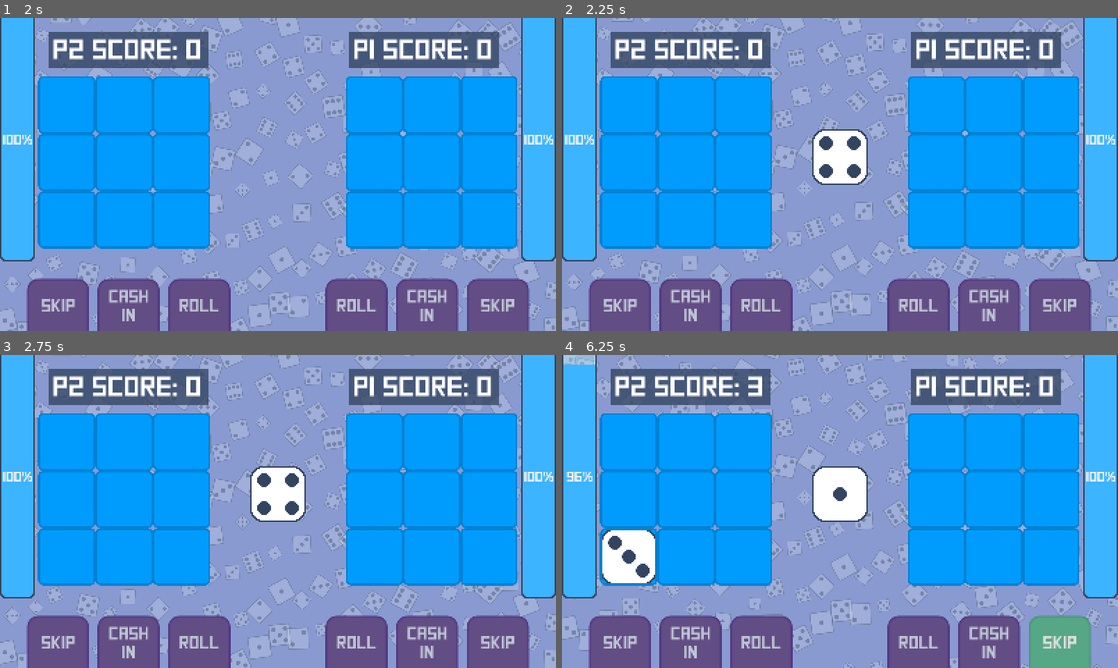
Above: before the commit, frames 1-4 (two rows, left to right).
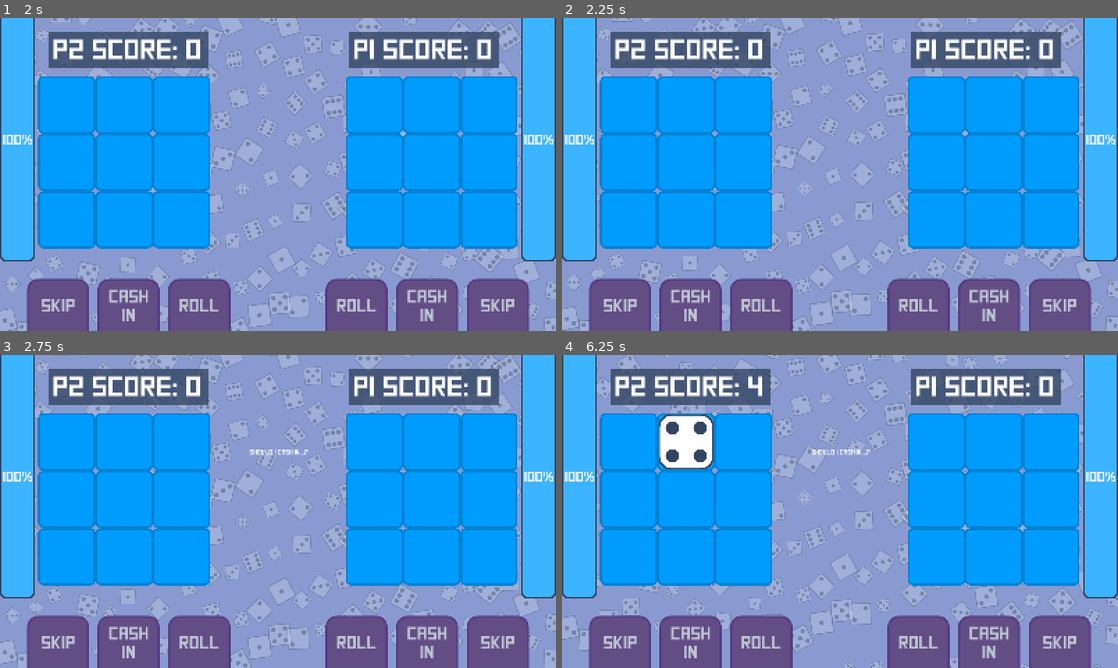
Above: after the commit, the same moments.

Repository: ggary104/High-Rollers
Game: Godot game, scene res://scenes/game.tscn
Two runs of this game, one before a commit and one after it. Both use one fixed random seed, a clock stepped at 60 frames per second and the inputs below. This scene is started directly instead of the project's main scene.
Inputs (mouse positions are in pixels of both pictures, inside the frame that each line leads up to):
- Up to frame 1 (2 s): click "Roll" at 0.5 s; click "Skip" at 1.25 s
- Up to frame 2 (2.25 s): move the mouse to (934, 105) at 2.02 s; press the mouse at (934, 105) at 2.03 s
- Up to frame 3 (2.75 s): no input
- Up to frame 4 (6.25 s): move the mouse to (995, 442) at 2.77 s; release the mouse at (995, 442) at 2.78 s; click (995, 442) at 2.85 s; click (990, 642) at 3.5 s, where only the run before the commit has a clickable "Cash In"; click (917, 642) at 4.25 s, where only the run after the commit has a clickable "Roll"; click (1062, 642) at 5 s, where only the run after the commit has a clickable "Skip"; click (917, 642) at 5.75 s, where only the run before the commit has a clickable "Roll"

Frame 1 is identical in both runs. In frame 2, 1.7% of the frame differs, in the area x 45-55%, y 35-54%; in frame 3, 1.8%; in frame 4, 7.3%, in the area x 0-96%, y 0-100%.
Error in both runs: Invalid assignment of property or key 'position' with value of type 'Vector2' on a base object of type 'Nil'. (res://scenes/game.gd:194)

Commit message:
Fix all merge conflicts and added a new computer thoughts lavel for computers move indication

Diff:
--- a/game/scenes/game.gd
+++ b/game/scenes/game.gd
@@ -47,7 +47,7 @@
 @onready var player1_dice_grid = $Board/DiceGrid as DiceGrid
 @onready var player2_dice_grid = $Board/DiceGrid2 as DiceGrid
 @onready var dice_spawn_position = $Board/DiceSpawnPosition as Marker2D
-
+@onready var computer_thoughts = $"UI-Elements/ComputerThoughts" as Label
 
 #Variable for player 1 and player 2 cash in button used for attacking the health
 @onready var player1_cash_in_button = $"UI-Elements/Player1_UI/Player1CashInButton" as Button
@@ -216,58 +216,259 @@
 	current_dice = null
 	switch_turn()
 
-
 func computer_turn() -> void:
 	if game_over:
 		return
 	# disable player roll button
 
-	var player2_score: int = player2_dice_grid.get_grid_score()
-
 	var is_current_grid_full: bool = player2_dice_grid.is_full()
-	if is_current_grid_full:
+	await get_tree().create_timer(1.0).timeout
+	computer_thoughts.text = "Should I cash in...?"
+
+	if is_current_grid_full || await should_computer_cash_in():
 		await computer_cash_in()
-		update_ui()
-		return
-
-	var cash_in_chance: float = 0.3
-	var skip_chance: float = 0.2
-	var reroll_chance:float = 0.6
-
-
-	if player2_score > 0 and randf() < cash_in_chance:
+		return # Turn ends after cash i
+
+	var skip_chance:float = 0.1
+	await get_tree().create_timer(.8).timeout  # delay before roll
+	roll_dice()
+
+	computer_thoughts.text = "Can I re-roll...?"
+	await get_tree().create_timer(0.5).timeout
+
+	if should_computer_reroll():
+		await get_tree().create_timer(1).timeout
+		computer_thoughts.text = "Computer is rerolling..."
+		await perform_reroll()
+		await get_tree().create_timer(1.0).timeout
+
+	computer_thoughts.text = "Should I skip...?"
+	await get_tree().create_timer(0.5).timeout
+	if should_computer_skip_turn():
+		await computer_skip_turn()
+		computer_thoughts.text = ""
+		return
+
+	var choice: Vector2i = computer_choice() # This returns us the best column.
+
+	# Safety check: Ensure we got a valid column
+	if choice.x == -1:
+		choice = Vector2i(0,0)
+
+	var tile_to_place: DiceTile = null # Which row is empty
+
+	for row in range(3):
+		var t = player2_dice_grid.get_tile(Vector2i(choice.x, row))
+		if t.dice == null:
+			# Get the first empty row in the decided column
+			tile_to_place = t
+			break
+
+	if tile_to_place:
+
+		place_dice(tile_to_place)
+	else:
+		# Safety Check: If for some reason computer chooses a column which is full or the whole board is full and it didn't cash in -> Just cash in
+		print("Error: Computer tried to place on full column")
 		await computer_cash_in()
-	else:
-		await get_tree().create_timer(.8).timeout  # delay before roll
-		roll_dice()
-
-		if randf() < skip_chance:
-			await computer_skip_turn()
-		else:
-			var is_bad_roll: bool = current_dice.score_value <= 3
-
-			if player2_can_reroll and is_bad_roll and randf() < reroll_chance:
-				await get_tree().create_timer(0.8).timeout
-				perform_reroll()
-
-			await get_tree().create_timer(1.2).timeout  # delay before placing dice
-			var choice: Vector2i = computer_choice() #Then get the best choice
-			var tile: DiceTile = player2_dice_grid.get_tile(choice)
-			place_dice(tile)
 
 	update_ui()
 
+func computer_choice() -> Vector2i:
+	var best_column = -1 # Index of best column
+	var best_score = -10000.0 #Score of best column
+
+	#Dice details
+	var face = current_dice.get_face_value()
+	var score = current_dice.get_score_value()
+
+	# 10% chance to make a random move
+	if randf() < 0.1:
+		var valid_cols = []
+
+		for i in range(3):
+			if not is_column_full(player2_dice_grid, i):
+				valid_cols.append(i)
+		if valid_cols.size() > 0:
+			var random_col = valid_cols.pick_random()
+			return Vector2i(random_col, 0)
+
+	# Evaluate each column and find the best choice
+	for col in range(3):
+		var column_score = computer_evaluate_col(col, face, score)
+		column_score += randf() * 2.0 # Acts as a tie breaker between columns
+
+		if column_score > best_score:
+			best_score = column_score
+			best_column = col
+
+	#If no valid moves.
+	if best_column == -1:
+		best_column = 0
+
+	return Vector2i(best_column, 0)
+
+func should_computer_cash_in() -> bool:
+	var computer_score = player2_dice_grid.get_grid_score() #Get own grid score
+
+	if computer_score <= 0:
+		return false # Cannot cash in anything if score is 0
+
+	if computer_score >= player1_health:
+		# Cash in to win the game.
+		computer_thoughts.text = "Computer sees a win..."
+		await get_tree().create_timer(1.0).timeout
+		return true
+
+	if player2_health < 30 and computer_score > 15:
+		# If own health is less, try to get even with other player.
+		computer_thoughts.text = "Computer is playing defensively."
+		await get_tree().create_timer(1.0).timeout
+		return true
+
+	if computer_score > 40 and randf() < 0.75:
+		# A 75% chance to secure points
+		computer_thoughts.text = "Computer is securing points."
+		await get_tree().create_timer(1.0).timeout
+		return true
+
+	return false
+
+func should_computer_reroll() -> bool:
+	if not player2_can_reroll:
+		# If do not have the ability to re-roll.
+		return false
+
+	var val = current_dice.score_value
+
+	if val >= 4:
+		# Do not re roll if you have a good value dice
+		return false
+
+
+	for col_idx in range(3):
+		var my_col = get_column_content(player2_dice_grid, col_idx)
+		for die in my_col:
+			# If there is a matching dice in any of my column do not re-roll
+			if die != null and die.score_value == val:
+				return false
+
+		var opp_col = get_column_content(player1_dice_grid, col_idx)
+		for die in opp_col:
+			# Using the original concept for destroying the dice -> If opponent has a matching dice do not re-roll
+			if die != null and die.score_value == val:
+				return false
+	return true
+
+func should_computer_skip_turn() -> bool:
+	var face = current_dice.get_face_value()
+	var score = current_dice.get_score_value()
+
+	# Never skip a 2 (Dice 2 effect is too good)
+	if face == 2:
+		return false
+
+	# Dice 1 Effect Consideration
+	if face == 1:
+		# If if computer's health is low. Do not skip
+		if player2_health < 40:
+			return false
+		# Otherwise, a 1 is a low score, so we might want to skip it
+		return true
+
+	# If any bad score (Considering Dice 6 Effect)
+	if score < 2:
+		return true
+
+	return false
 
 func computer_skip_turn():
-	turn_indicator_label.text = "Computer Skipped!"
+	computer_thoughts.text = "Computer Skipped!"
 	await get_tree().create_timer(1.2).timeout
 	skip_turn()
 
 
 func computer_cash_in() -> void:
-	turn_indicator_label.text = "Computer Cashed In!"
+	computer_thoughts.text = "Computer Cashed In!"
 	await get_tree().create_timer(1.2).timeout
 	perform_cash_in()
+
+# AI Helper Functions
+
+#Get all the dice for a specific column
+func get_column_content(grid: DiceGrid, col_index: int) -> Array:
+	var content = []
+	for row in range(3):
+		var tile_index = col_index + (row * 3) #1 Dimenional Tile index = column + row x 3
+		var tile = grid.get_child(tile_index) # Assuming tiles are children in order
+		if is_instance_valid(tile.dice):
+			content.append(tile.dice)
+		else:
+			content.append(null)
+	return content
+
+
+func is_column_full(grid: DiceGrid, col_index: int) -> bool:
+	var content = get_column_content(grid, col_index)
+
+	for item in content:
+		if item == null:
+			return false
+	return true
+
+func computer_evaluate_col (col_index: int, dice_face_value: int, dice_score_value: int) -> float:
+	var column_score: float = 0.0
+
+	if is_column_full(player2_dice_grid, col_index):
+		return -1000.0; # Worst column -> No valid moves
+
+	var ai_columns = get_column_content(player2_dice_grid,col_index);
+	var human_column = get_column_content(player1_dice_grid,col_index);
+
+	column_score += dice_face_value # Add the value to the score
+
+	#If there are same dice in this column add score
+	for die in ai_columns:
+		if die != null and die.get_face_value() == dice_face_value:
+			column_score += (dice_score_value * 2)
+
+	# Dice 4 Effect Consideration -> If the opponent's column is valuable highly consider placing it here
+	if dice_face_value == 4:
+		for die in human_column:
+			if die != null:
+				column_score += die.get_score_value() * 1.2
+
+	# Dice 2 Effect Consideration
+	var existing_column_has_two: bool = false
+	var existing_column_score_sum: int = 0
+
+	# Find if the column has two
+	for die in ai_columns:
+		if die != null:
+			existing_column_score_sum += die.get_score_value()
+			if die.get_face_value() == 2:
+				existing_column_has_two = true
+
+	# If the current dice is 2, Assign score to the column according to it's total value to get the most valuable multiplier
+	if dice_face_value == 2:
+		column_score += existing_column_score_sum * 1.2
+		if existing_column_has_two:
+			column_score += 15.0 # Extra bonus for stacking multipliers
+	elif existing_column_has_two:
+		# If the column has two but the current dice is not two -> Need to place the current dice according to its value
+		column_score += dice_score_value * 1.5 # Weigh high-value dice heavily here
+
+	# Dice 1 Effect  Consideration -  Only valuable if computer health is low.
+	if dice_face_value == 1:
+		var missing_health = MAX_HEALTH - player2_health
+		if missing_health > 0:
+			column_score += missing_health * 0.5
+
+	# Note -> Not considering Dice Effect 6 for column consideration as it can be placed anywhere and work well
+	# Will only consider it for skip and re-roll
+
+	return column_score
+
 
 
 func remove_opponent_dice(tile_index: Vector2i):
@@ -313,43 +514,6 @@
 		SceneManager.change_scene("res://scenes/game_over.tscn")
 
 
-func computer_choice() -> Vector2i:
-	#var row_scores = [0,0,0] #Scores to figure out the best column
-	#var rows = [player2_rows[0], player2_rows[1], player2_rows[2]] #Get the value of the columns
-	#Opponent column to figure out the best move
-	#var opponet_rows = [player1_rows[0], player1_rows[1], player1_rows[2]]
-
-	var random_move: Vector2i = get_random_tile()
-	return random_move
-
-	#for i in range(3):
-		#if rows[i][2] != 0:
-			##If the column is filled no need to use it -> Lowest score
-			#row_scores[i] = -100
-			#continue
-		#
-		#for die in rows[i]:
-			##For Double Score
-			#if die == current_roll:
-				#row_scores[i] += 10
-		#
-		#for die in opponet_rows[i]:
-			##For destroying opponent dice
-			#if die == current_roll:
-				#row_scores[i] += 4
-		#
-		#for die in rows[i]:
-			##Column has free space
-			#if die == 0:
-				#row_scores[i] += 1;
-	#var best_score  = -101;
-	#var best_row = 0
-	#for i in range(3):
-		#if row_scores[i] > best_score:
-			#best_row = i
-			#best_score = row_scores[i]
-	#return best_row
-
 
 func get_random_tile() -> Vector2i:
 	var random_tile_index := Vector2i.ZERO
@@ -385,6 +549,7 @@
 				"Player 1 Rolled: " + str(current_roll) if player_turn == 1
 				else "Player 2 Rolled: " + str(current_roll)
 		)
+	computer_thoughts.text = ""
 
 
 #Health bar system code:
--- a/game/scenes/game.tscn
+++ b/game/scenes/game.tscn
@@ -77,6 +77,16 @@
 theme_override_font_sizes/font_size = 80
 theme_override_styles/normal = SubResource("StyleBoxFlat_gee14")
 text = "P2 Score: "
+
+[node name="ComputerThoughts" type="Label" parent="UI-Elements"]
+offset_left = 718.0
+offset_top = 270.0
+offset_right = 886.0
+offset_bottom = 290.0
+theme_override_fonts/font = ExtResource("2_gee14")
+theme_override_font_sizes/font_size = 19
+horizontal_alignment = 1
+vertical_alignment = 1
 
 [node name="TurnIndicator" type="Label" parent="UI-Elements"]
 visible = false
@@ -197,29 +207,23 @@
 
 [node name="Roll_SFX" type="AudioStreamPlayer" parent="AudioManager"]
 stream = SubResource("AudioStreamRandomizer_vtaks")
-bus = &"Sounds"
 
 [node name="Place_SFX" type="AudioStreamPlayer" parent="AudioManager"]
 stream = SubResource("AudioStreamRandomizer_dinhu")
-bus = &"Sounds"
 
 [node name="Skip_SFX" type="AudioStreamPlayer" parent="AudioManager"]
 stream = SubResource("AudioStreamRandomizer_kvuet")
-bus = &"Sounds"
 
 [node name="Attack_SFX" type="AudioStreamPlayer" parent="AudioManager"]
 stream = SubResource("AudioStreamRandomizer_trtic")
 volume_db = 10.0
-bus = &"Sounds"
 
 [node name="Heal_SFX" type="AudioStreamPlayer" parent="AudioManager"]
 stream = SubResource("AudioStreamRandomizer_ir15t")
-bus = &"Sounds"
 
 [node name="Destroy_SFX" type="AudioStreamPlayer" parent="AudioManager"]
 stream = SubResource("AudioStreamRandomizer_ca42v")
 volume_db = 5.0
-bus = &"Sounds"
 
 [connection signal="pressed" from="UI-Elements/Player1_UI/Player1RollButton" to="." method="_on_roll_button_pressed"]
 [connection signal="pressed" from="UI-Elements/Player1_UI/Player1ReRollButton" to="." method="_on_player_1_re_roll_button_pressed"]
--- a/game/scenes/main_menu.tscn
+++ b/game/scenes/main_menu.tscn
@@ -235,7 +235,6 @@
 stream = SubResource("AudioStreamRandomizer_wu84c")
 volume_db = 5.0
 pitch_scale = 0.8
-bus = &"Sounds"
 
 [connection signal="pressed" from="VBoxContainer/HBoxContainer/HotDiceButton" to="." method="_on_base_game_button_pressed"]
 [connection signal="pressed" from="VBoxContainer/HBoxContainer/classicButton" to="." method="_on_classic_button_pressed"]
Not shown: 1 places in game/scenes/game.tscn that only renumber resources
